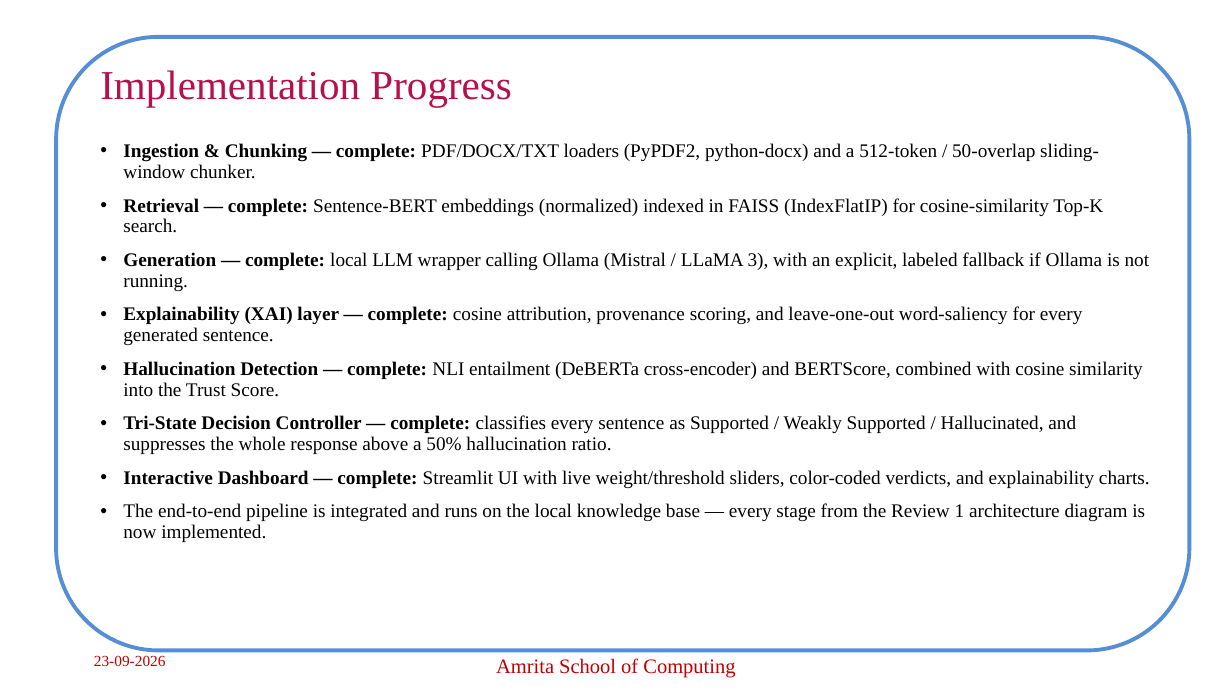
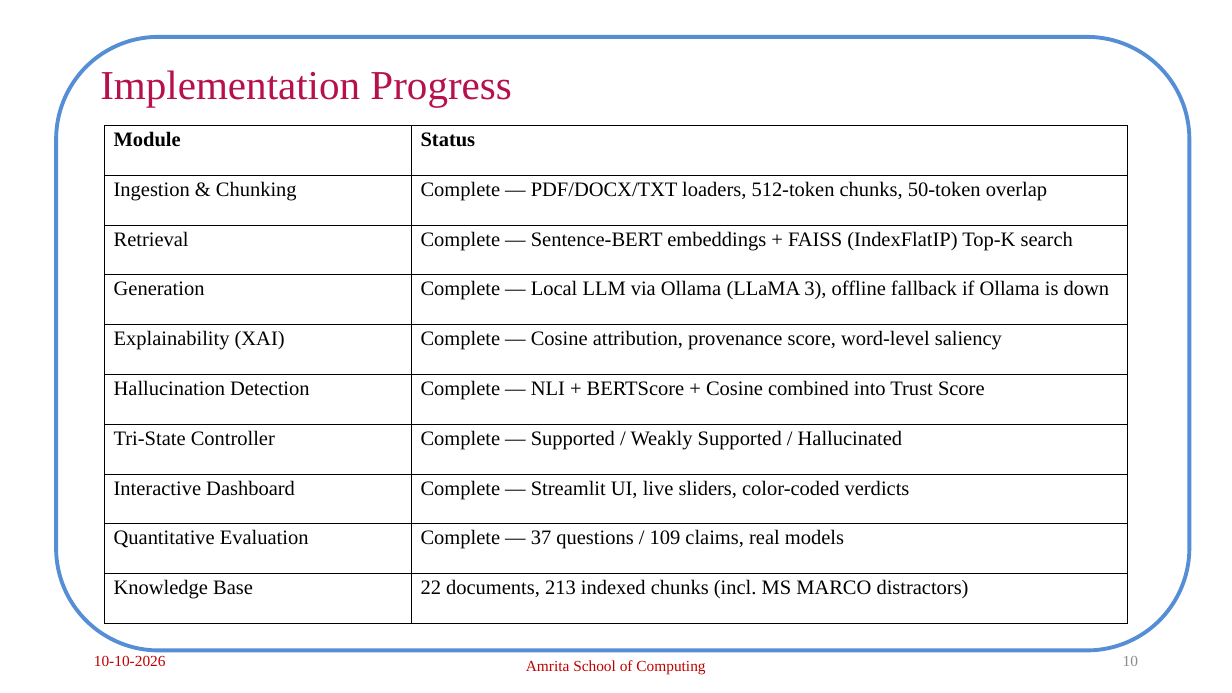
Before and after one commit to archabiju/hallucination-control-rag, a slide deck: slide 10 of presentations/Panel_Review2_CB.SC.P2CSE25001.pptx (slide 6 before the commit). Drawn at 1232x693 pixels with LibreOffice and Linux fonts; fonts in the diff are those of the drawing; background and template pictures are left out. Boxes give left, top, right and bottom in pixels: in the first picture for what was removed or moved away, otherwise in the second. Text is boxed around its words. In the diff, an @@ line names an element or a change of style, - is before the commit and + after.

Commit message:
Remove Review 2 study guides and temporary materials, clean repository

```diff
--- a/presentations/Panel_Review2_CB.SC.P2CSE25001.pptx
+++ b/presentations/Panel_Review2_CB.SC.P2CSE25001.pptx
@@ table added at [104,126,1128,624], 10 rows, 2 columns @@
+Module | Status
+Ingestion & Chunking | Complete — PDF/DOCX/TXT loaders, 512-token chunks, 50-token overlap
+Retrieval | Complete — Sentence-BERT embeddings + FAISS (IndexFlatIP) Top-K search
+Generation | Complete — Local LLM via Ollama (LLaMA 3), offline fallback if Ollama is down
+Explainability (XAI) | Complete — Cosine attribution, provenance score, word-level saliency
+Hallucination Detection | Complete — NLI + BERTScore + Cosine combined into Trust Score
+Tri-State Controller | Complete — Supported / Weakly Supported / Hallucinated
+Interactive Dashboard | Complete — Streamlit UI, live sliders, color-coded verdicts
+Quantitative Evaluation | Complete — 37 questions / 109 claims, real models
+Knowledge Base | 22 documents, 213 indexed chunks (incl. MS MARCO distractors)
@@ text removed at [123,143,1150,542] @@
-• Ingestion & Chunking — complete: PDF/DOCX/TXT loaders (PyPDF2, python-docx) and a 512-token / 50-overlap sliding-window chunker.
-• Retrieval — complete: Sentence-BERT embeddings (normalized) indexed in FAISS (IndexFlatIP) for cosine-similarity Top-K search.
-• Generation — complete: local LLM wrapper calling Ollama (Mistral / LLaMA 3), with an explicit, labeled fallback if Ollama is not running.
-• Explainability (XAI) layer — complete: cosine attribution, provenance scoring, and leave-one-out word-saliency for every generated sentence.
-• Hallucination Detection — complete: NLI entailment (DeBERTa cross-encoder) and BERTScore, combined with cosine similarity into the Trust Score.
-• Tri-State Decision Controller — complete: classifies every sentence as Supported / Weakly Supported / Hallucinated, and suppresses the whole response above a 50% hallucination ratio.
-• Interactive Dashboard — complete: Streamlit UI with live weight/threshold sliders, color-coded verdicts, and explainability charts.
-• The end-to-end pipeline is integrated and runs on the local knowledge base — every stage from the Review 1 architecture diagram is now implemented.
@@ text at [94,655,166,666]: text changed @@
-23-09-2026
+10-10-2026
@@ text "Amrita School of Computing" at [526,660,705,674]: size 16 to 12 pt @@
@@ page number added at [1123,656,1138,666], 12 pt, text #8C8C8C @@
+10
```
Also in this commit, not shown: 14 other slides changed, 17 slides added, 2 slides removed, 52 other files.
